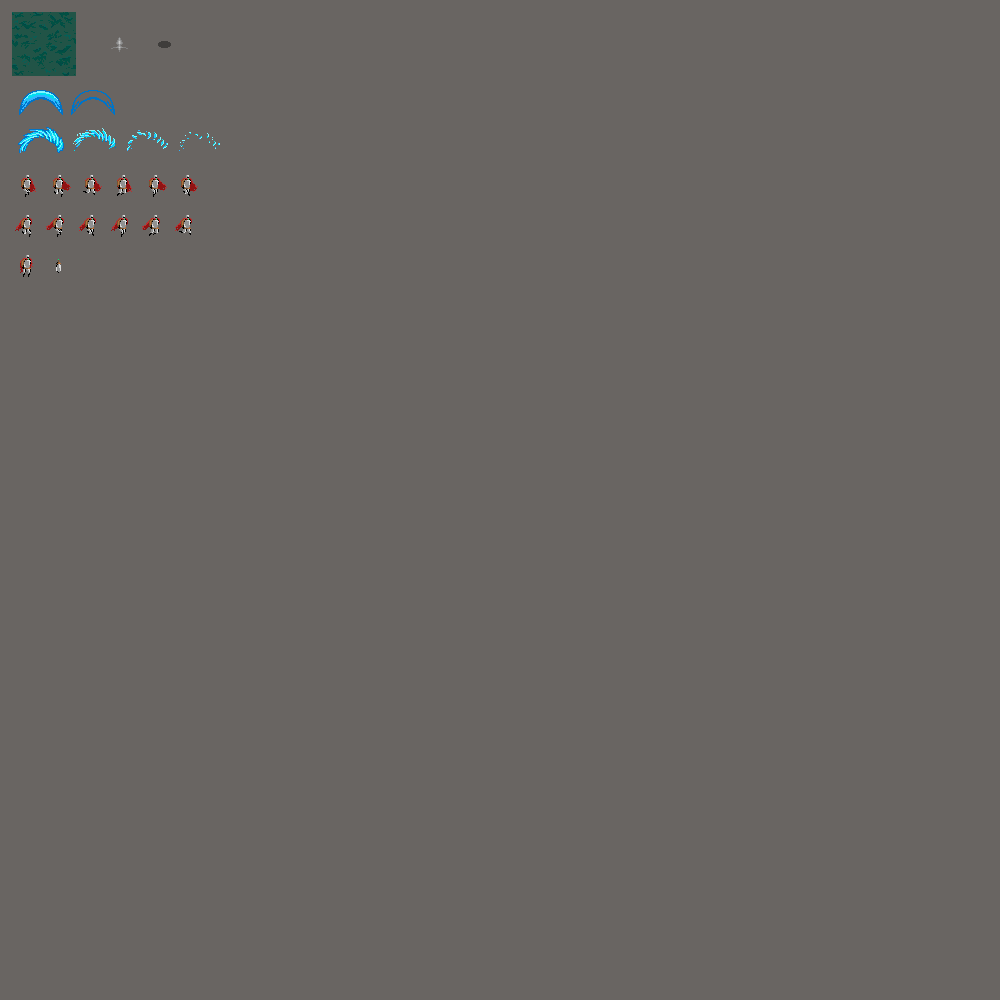
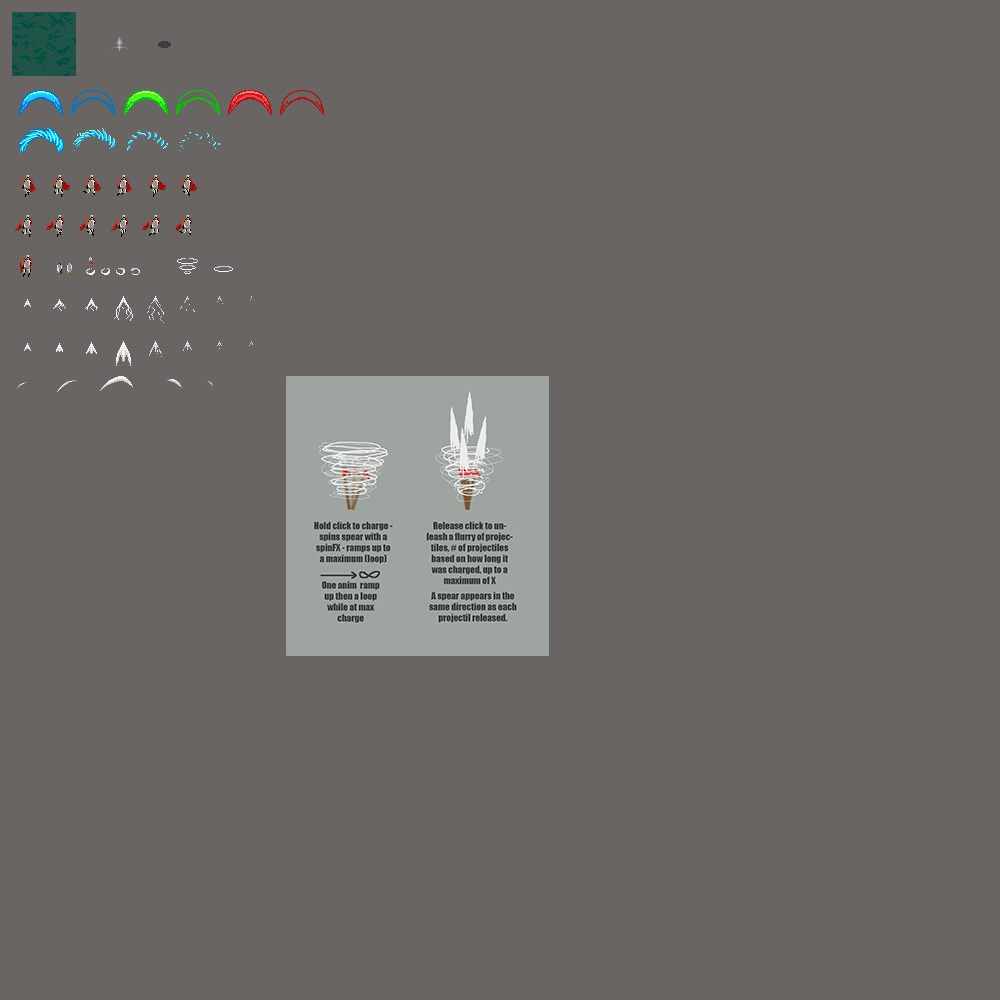
The second 1000px x 1000px image is a revision of the first. Changes to its layers:
added layer "Layer 4 copy 3" above "Layer 4 copy 2" over [131, 268, 140, 275]
added layer "Layer 4 copy 2" above "Layer 4 copy" over [116, 268, 125, 275]
added layer "Layer 4 copy" above "Layer 4" over [101, 268, 110, 275]
added layer "Layer 4" above "Layer 3 copy 5" over [86, 268, 95, 275]
added layer "Layer 3 copy 5" above "Layer 3 copy 4" over [207, 380, 214, 386]
added layer "Layer 3 copy 4" above "Layer 3 copy" over [166, 379, 182, 388]
added layer "Layer 3 copy" above "Layer 3 copy 2" over [100, 376, 133, 391]
added layer "Layer 3 copy 2" above "Layer 3 copy 3" over [57, 380, 78, 392]
added layer "Layer 3 copy 3" above "Layer 3" over [16, 382, 27, 389]
added layer "Layer 1 copy 2" above "Layer 1 copy" over [177, 258, 198, 264]
added layer "Layer 1 copy" above "Layer 2" over [214, 266, 233, 272]
added layer "Layer 2" above "Layer 1" over [184, 271, 191, 274]
added layer "Layer 1" above "Character_Knight_RunCycle_6frames" over [179, 265, 196, 270]
added layer "SpearChargeIdea" above "AttackFX_SimpleSpear_02" over [286, 376, 549, 656]
added layer "AttackFX_SimpleSpear_02" above "AttackFX_SimpleSpear" over [24, 341, 253, 366]
added layer "AttackFX_SimpleSpear" above "SlashTrail02Red_2frames" over [24, 296, 252, 323]
added layer "SlashTrail02Red_2frames" above "SlashTrail02Green_2frames" over [228, 90, 324, 115]
added layer "SlashTrail02Green_2frames" above "Weapon_Spear" over [124, 90, 220, 115]
added layer "Weapon_Spear" above "Weapon_ShortBroadSword copy" over [89, 257, 93, 277]
added layer "Weapon_ShortBroadSword copy" above "Weapon_ShortBroadSword" over [67, 263, 72, 277]
renamed "SmallKnight_Weapon" to "Weapon_ShortBroadSword", painted on it over [56, 259, 62, 277]
